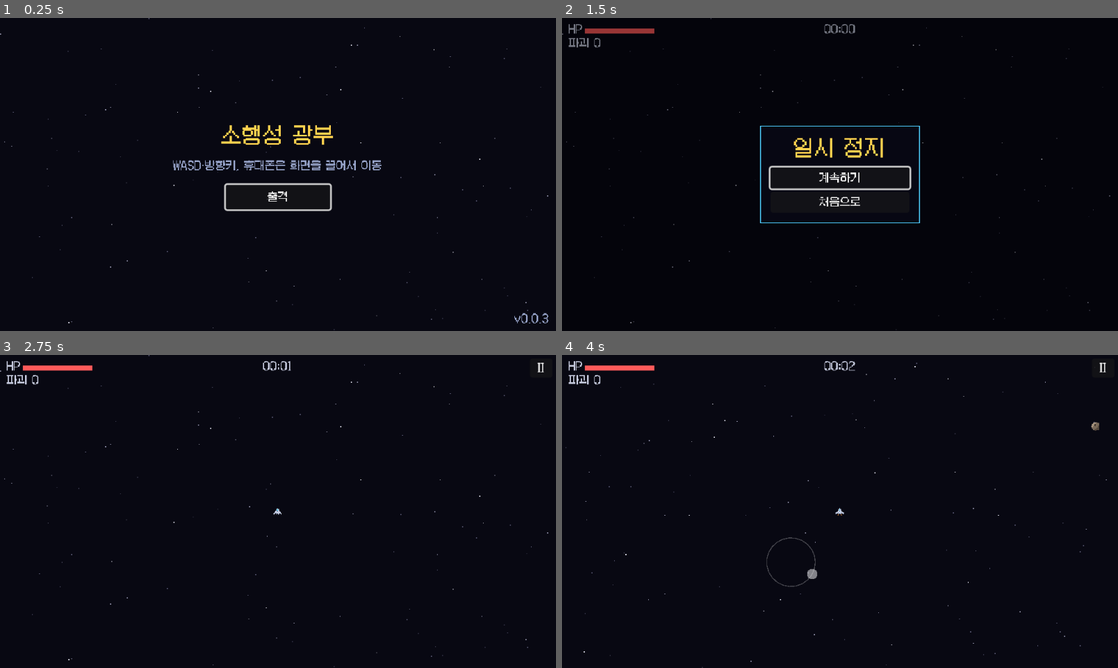
Above: before the commit, frames 1-4 (two rows, left to right).
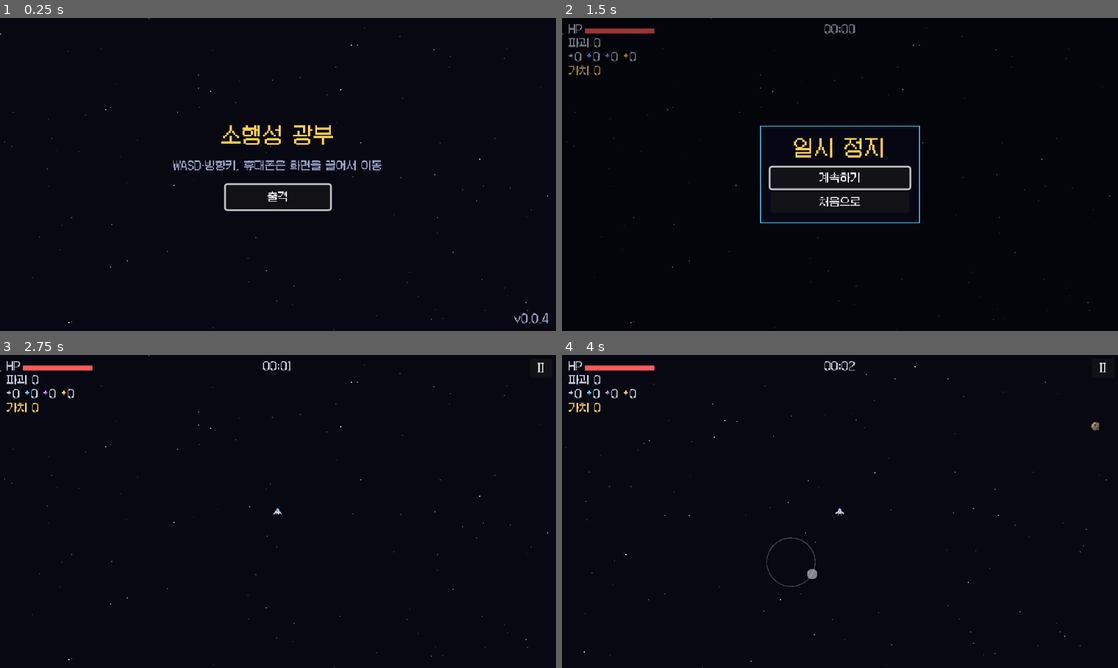
Above: after the commit, the same moments.

Repository: jaehyo-dev/asteroid-miner
Game: Godot game, scene res://scenes/main.tscn
The game is run twice, just before and just after one commit, with the same random seed, the same clock (stepped at 60 frames per second) and the same inputs.
Inputs (mouse positions are in pixels of both pictures, inside the frame that each line leads up to):
- Up to frame 1 (0.25 s): no input
- Up to frame 2 (1.5 s): click "출격" at 0.5 s; click "II" at 1.25 s
- Up to frame 3 (2.75 s): click "계속하기" at 2 s
- Up to frame 4 (4 s): tap Enter (confirm) at 2.75, 2.85 s; move the mouse to (962, 495) at 2.77 s; hold D (move_right) 2.78-3.5 s; click (962, 495) at 2.92 s; tap Space at 3.02 s; drag from (728, 527) to (812, 574) at 3.52 s

The runs differ from the first frame. In frame 1, less than 0.1% of the frame differs, in the area x 97-99%, y 94-98%; in frame 2, 0.2%; in frame 3, 0.2%, in the area x 1-14%, y 10-19%; in frame 4, 0.2%.

Commit message:
3단계: 광물 (작업 중 보존)
Co-Authored-By: Claude Opus 5.5 <noreply@anthropic.com>
Claude-Session: https://claude.ai/code/session_01SA6thFTzKNGHA2UYPfpjGv

Diff:
--- a/project.godot
+++ b/project.godot
@@ -7,7 +7,7 @@
 
 config/name="소행성 광부"
 config/description="소행성 지대로 출격해 자동 공격으로 버티며 광물을 캐는 픽셀 아트 로그라이트 채굴 슈터"
-config/version="0.0.3"
+config/version="0.0.4"
 run/main_scene="res://scenes/main.tscn"
 config/features=PackedStringArray("4.7", "GL Compatibility")
 boot_splash/bg_color=Color(0.03, 0.03, 0.07, 1)
--- a/scripts/balance.gd
+++ b/scripts/balance.gd
@@ -26,11 +26,11 @@
 const JOYSTICK_DEAD_ZONE := 0.15
 
 # ── 운석 ─────────────────────────────────────────────
-## 크기별 수치: 반지름, 체력(탄 몇 발), 부딪혔을 때 데미지, 속도 범위
+## 크기별 수치: 반지름, 체력(탄 몇 발), 부딪혔을 때 데미지, 속도 범위, 부서질 때 떨어뜨리는 광물 수
 const ASTEROID_TYPES := [
-	{"name": "작은 운석", "radius": 5.0, "hp": 1.0, "damage": 8.0, "speed_min": 45.0, "speed_max": 75.0},
-	{"name": "중간 운석", "radius": 9.0, "hp": 2.0, "damage": 14.0, "speed_min": 32.0, "speed_max": 55.0},
-	{"name": "큰 운석", "radius": 14.0, "hp": 3.0, "damage": 22.0, "speed_min": 22.0, "speed_max": 40.0},
+	{"name": "작은 운석", "radius": 5.0, "hp": 1.0, "damage": 8.0, "speed_min": 45.0, "speed_max": 75.0, "minerals": 1},
+	{"name": "중간 운석", "radius": 9.0, "hp": 2.0, "damage": 14.0, "speed_min": 32.0, "speed_max": 55.0, "minerals": 1},
+	{"name": "큰 운석", "radius": 14.0, "hp": 3.0, "damage": 22.0, "speed_min": 22.0, "speed_max": 40.0, "minerals": 2},
 ]
 ## 운석 체력은 이 시간(초)마다 기본값만큼 계단식으로 늘어난다 (0~150초 1배, 150초부터 2배, 300초부터 3배).
 const ASTEROID_HP_GROWTH_TIME := 150.0
@@ -63,3 +63,22 @@
 const MULTI_SHOT_SPREAD_DEG := 12.0
 ## 탄은 사거리보다 이 비율만큼 더 날아가고 사라진다.
 const BULLET_LIFETIME_FACTOR := 1.15
+
+# ── 광물 ─────────────────────────────────────────────
+## 등급별: 이름, 나올 비율, 가치. 탄으로 부순 운석에서만 떨어진다 (몸으로 부딪혀 부순 운석은 없음).
+const MINERAL_GRADES := [
+	{"name": "일반", "weight": 80.0, "value": 1},
+	{"name": "희귀", "weight": 15.0, "value": 5},
+	{"name": "영웅", "weight": 4.0, "value": 20},
+	{"name": "전설", "weight": 1.0, "value": 100},
+]
+## 광물이 떨어질 때 운석 자리에서 흩어지는 최대 거리
+const MINERAL_SCATTER := 6.0
+## 자석 범위: 이 안에 들어온 광물은 우주선으로 끌려온다.
+const MAGNET_RADIUS := 40.0
+## 끌려오는 속도 (우주선보다 빨라야 따라잡는다)
+const MAGNET_SPEED := 220.0
+## 이 거리 안이면 줍는다.
+const PICKUP_RADIUS := 8.0
+## 바닥에 남아 있을 수 있는 최대 광물 수 (넘으면 오래된 것부터 사라짐)
+const MAX_MINERALS := 300
--- a/scripts/logic/run_sim.gd
+++ b/scripts/logic/run_sim.gd
@@ -16,6 +16,13 @@
 	var max_hp: float
 	var variant: int  ## 모양 변형 번호 (그리기용)
 	var flash := 0.0  ## 탄에 맞은 직후 번쩍이는 남은 시간 (그리기용)
+
+
+## 떠 있는 광물 한 개
+class Mineral:
+	var pos: Vector2
+	var grade: int  ## Balance.MINERAL_GRADES 인덱스 (0 일반 ~ 3 전설)
+	var attracted := false  ## 자석에 끌려오는 중인지 (한번 끌리면 끝까지 따라옴)
 
 
 ## 탄 한 개
@@ -43,16 +50,22 @@
 var bullets: Array[Bullet] = []
 ## 이번 프레임에 탄으로 부서진 운석 (효과·보상용)
 var destroyed: Array[Asteroid] = []
-## 이번 프레임에 일어난 일 (효과·소리용): "hit", "dead", "shoot", "destroy"
+## 이번 프레임에 일어난 일 (효과·소리용): "hit", "dead", "shoot", "destroy", "pickup"
 var events: PackedStringArray = []
 ## 탄으로 부순 운석 수
 var kills := 0
+var minerals: Array[Mineral] = []
+## 이번 판에 주운 광물 수 (등급별)
+var collected := PackedInt32Array([0, 0, 0, 0])
+## 이번 판에 주운 광물의 총 가치
+var mineral_value := 0
 
 # 자동 공격 능력치 (나중에 강화로 바뀜)
 var fire_interval := Balance.FIRE_INTERVAL
 var fire_range := Balance.FIRE_RANGE
 var bullet_damage := Balance.BULLET_DAMAGE
 var bullet_count := Balance.BULLET_COUNT
+var magnet_radius := Balance.MAGNET_RADIUS
 
 var _spawn_timer := 0.0
 ## 다음 발사까지 남은 시간 (0 이하면 대상이 생기는 즉시 발사)
@@ -89,6 +102,7 @@
 	_move_bullets(delta)
 	_check_bullet_hits()
 	_check_player_hits()
+	_update_minerals(delta)
 
 
 ## 우주선이 운석에 맞음. 무적 중이면 무시하고 false를 돌려준다.
@@ -199,6 +213,45 @@
 	kills += 1
 	destroyed.append(a)
 	events.append("destroy")
+	for i in int(Balance.ASTEROID_TYPES[a.type]["minerals"]):
+		drop_mineral(a.pos + Vector2.from_angle(rng.randf() * TAU) * rng.randf_range(0.0, Balance.MINERAL_SCATTER))
+
+
+## 광물 하나를 떨어뜨린다. 등급은 비율에 따라 무작위.
+func drop_mineral(pos: Vector2) -> Mineral:
+	var m := Mineral.new()
+	m.pos = pos
+	m.grade = pick_weighted(rng, grade_weights())
+	minerals.append(m)
+	while minerals.size() > Balance.MAX_MINERALS:
+		minerals.pop_front()
+	return m
+
+
+## 자석 범위 안의 광물은 우주선으로 끌려오고, 가까이 오면 줍는다.
+func _update_minerals(delta: float) -> void:
+	if not alive:
+		return
+	var kept: Array[Mineral] = []
+	for m in minerals:
+		var dist := m.pos.distance_to(player_pos)
+		if dist <= magnet_radius:
+			m.attracted = true
+		if m.attracted:
+			m.pos = m.pos.move_toward(player_pos, Balance.MAGNET_SPEED * delta)
+			dist = m.pos.distance_to(player_pos)
+		if dist <= Balance.PICKUP_RADIUS:
+			collect(m.grade)
+		else:
+			kept.append(m)
+	minerals = kept
+
+
+## 광물을 줍는다.
+func collect(grade: int) -> void:
+	collected[grade] += 1
+	mineral_value += int(Balance.MINERAL_GRADES[grade]["value"])
+	events.append("pickup")
 
 
 ## 우주선과 부딪힌 운석: 무적이 아니면 데미지를 주고 부서진다. 무적 중에는 그냥 지나간다.
@@ -213,6 +266,22 @@
 
 
 # ── 규칙 계산 (자동 테스트 대상) ─────────────────────
+
+## 광물 등급별 나올 비율
+static func grade_weights() -> Array[float]:
+	var result: Array[float] = []
+	for g in Balance.MINERAL_GRADES:
+		result.append(float(g["weight"]))
+	return result
+
+
+## 등급별 개수 → 총 가치
+static func value_of(counts: PackedInt32Array) -> int:
+	var total := 0
+	for i in mini(counts.size(), Balance.MINERAL_GRADES.size()):
+		total += counts[i] * int(Balance.MINERAL_GRADES[i]["value"])
+	return total
+
 
 ## 시간에 따라 늘어나는 운석 체력. 계단식으로 늘어서 처음 구간은 기본 체력(탄 수) 그대로다.
 static func asteroid_hp(base_hp: float, t: float) -> float:
--- a/scripts/pixel_art.gd
+++ b/scripts/pixel_art.gd
@@ -25,6 +25,22 @@
 const BULLET_COLORS := [Color("#ffffff"), Color("#7fe8ff")]
 ## 부서질 때 파편 색
 const DEBRIS_COLOR := Color("#c8b49c")
+
+## 광물 등급별 색 (일반, 희귀, 영웅, 전설): [밝은 면, 기본, 어두운 면]
+const MINERAL_COLORS := [
+	[Color("#eef3f8"), Color("#b8c4d0"), Color("#7b8794")],
+	[Color("#c8f4ff"), Color("#4fd1ff"), Color("#2a86b0")],
+	[Color("#ecd2ff"), Color("#c77dff"), Color("#7d3cb5")],
+	[Color("#fff6c4"), Color("#ffd34f"), Color("#c48a1c")],
+]
+## 광물 모양 (5x5 마름모). 글자 → 색: h 밝은 면, m 기본, s 어두운 면
+const MINERAL_PATTERN := [
+	"..h..",
+	".hmm.",
+	"hmmms",
+	".mss.",
+	"..s..",
+]
 
 ## 운석 색: 밝은 면, 기본, 그늘, 구멍
 const ROCK_COLORS := [Color("#a8957f"), Color("#7a6a5a"), Color("#54483d"), Color("#3e352d")]
@@ -103,3 +119,12 @@
 					img.set_pixel(x, y, Color.WHITE)
 		_cache[key] = ImageTexture.create_from_image(img)
 	return _cache[key]
+
+
+## 등급별 광물 아이콘 (5x5)
+static func mineral(grade: int) -> ImageTexture:
+	var key := "mineral_%d" % grade
+	if not _cache.has(key):
+		var c: Array = MINERAL_COLORS[clampi(grade, 0, MINERAL_COLORS.size() - 1)]
+		_cache[key] = from_pattern(MINERAL_PATTERN, {"h": c[0], "m": c[1], "s": c[2]})
+	return _cache[key]
--- a/scripts/run.gd
+++ b/scripts/run.gd
@@ -67,7 +67,8 @@
 
 
 func _show_game_over() -> void:
-	var body := "버틴 시간 %s\n부순 운석 %d개" % [Hud.format_time(sim.time), sim.kills]
+	var body := "버틴 시간 %s\n부순 운석 %d개\n모은 광물 가치 %d\n(%s)" % [
+		Hud.format_time(sim.time), sim.kills, sim.mineral_value, Hud.minerals_text(sim.collected)]
 	_open_menu(Menu.GAME_OVER, "우주선 파괴", body, ["다시 출격", "처음으로"])
 
 
--- a/scripts/ui/hud.gd
+++ b/scripts/ui/hud.gd
@@ -1,12 +1,13 @@
 class_name Hud
 extends Control
-## 출격 중 화면 정보: 체력 막대, 버틴 시간, 부순 운석 수.
+## 출격 중 화면 정보: 체력 막대, 버틴 시간, 부순 운석 수, 주운 광물.
 
 const MARGIN := 8.0
 const BAR_SIZE := Vector2(80, 6)
 const FONT_SIZE := 12
 const COLOR_TEXT := Color("#c8cde0")
 const COLOR_HP := Color("#ff5a5a")
+const COLOR_VALUE := Color("#ffd34f")
 const COLOR_BAR_BG := Color("#2a2a40")
 
 var sim: RunSim
@@ -31,6 +32,14 @@
 	_draw_bar(Vector2(MARGIN + 18, MARGIN + 4), sim.hp / sim.max_hp, COLOR_HP)
 	# 부순 운석 수
 	draw_string(font, Vector2(MARGIN, MARGIN + 26), "파괴 %d" % sim.kills, HORIZONTAL_ALIGNMENT_LEFT, -1, FONT_SIZE, COLOR_TEXT)
+	# 주운 광물: 등급별 아이콘과 개수, 총 가치
+	var x := MARGIN
+	for grade in sim.collected.size():
+		draw_texture(PixelArt.mineral(grade), Vector2(x, MARGIN + 33))
+		var text := str(sim.collected[grade])
+		draw_string(font, Vector2(x + 7, MARGIN + 42), text, HORIZONTAL_ALIGNMENT_LEFT, -1, FONT_SIZE, COLOR_TEXT)
+		x += 7 + font.get_string_size(text, HORIZONTAL_ALIGNMENT_LEFT, -1, FONT_SIZE).x + 6
+	draw_string(font, Vector2(MARGIN, MARGIN + 58), "가치 %d" % sim.mineral_value, HORIZONTAL_ALIGNMENT_LEFT, -1, FONT_SIZE, COLOR_VALUE)
 	# 버틴 시간 (가운데 위)
 	draw_string(font, Vector2(0, MARGIN + 10), format_time(sim.time), HORIZONTAL_ALIGNMENT_CENTER, size.x, FONT_SIZE, COLOR_TEXT)
 
@@ -38,3 +47,12 @@
 func _draw_bar(pos: Vector2, ratio: float, color: Color) -> void:
 	draw_rect(Rect2(pos, BAR_SIZE), COLOR_BAR_BG)
 	draw_rect(Rect2(pos, Vector2(roundf(BAR_SIZE.x * clampf(ratio, 0.0, 1.0)), BAR_SIZE.y)), color)
+
+
+## 등급별 개수 → "일반 3 · 희귀 1" 형태 (0개인 등급은 뺌)
+static func minerals_text(counts: PackedInt32Array) -> String:
+	var parts: PackedStringArray = []
+	for i in counts.size():
+		if counts[i] > 0:
+			parts.append("%s %d" % [Balance.MINERAL_GRADES[i]["name"], counts[i]])
+	return " · ".join(parts) if not parts.is_empty() else "없음"
--- a/scripts/world_view.gd
+++ b/scripts/world_view.gd
@@ -1,6 +1,6 @@
 class_name WorldView
 extends Node2D
-## 출격 화면의 월드(우주선, 운석, 탄, 파편)를 그린다. 상태는 RunSim에서 읽기만 한다.
+## 출격 화면의 월드(우주선, 운석, 광물, 탄, 파편)를 그린다. 상태는 RunSim에서 읽기만 한다.
 
 ## 무적 중 깜빡이는 간격
 const BLINK_INTERVAL := 0.08
@@ -41,6 +41,12 @@
 	for a in sim.asteroids:
 		var tex := PixelArt.asteroid_flash(a.radius, a.variant) if a.flash > 0.0 else PixelArt.asteroid(a.radius, a.variant)
 		draw_texture(tex, (a.pos - tex.get_size() / 2.0).round())
+	for m in sim.minerals:
+		var tex := PixelArt.mineral(m.grade)
+		draw_texture(tex, (m.pos - tex.get_size() / 2.0).round())
+		# 희귀 이상은 반짝임 한 점
+		if m.grade > 0 and int(sim.time * 4.0 + m.pos.x) % 4 == 0:
+			draw_rect(Rect2((m.pos + Vector2(2, -3)).round(), Vector2.ONE), Color.WHITE)
 	for d in _debris:
 		draw_rect(Rect2((d[0] as Vector2).round(), Vector2.ONE), PixelArt.DEBRIS_COLOR)
 	for b in sim.bullets:
--- a/tests/test_main_scene.gd
+++ b/tests/test_main_scene.gd
@@ -34,3 +34,8 @@
 	assert_eq(button.text, "출격")
 	assert_true(button.has_focus(), "포커스")
 	main.queue_free()
+
+
+func test_광물_요약_문구() -> void:
+	assert_eq(Hud.minerals_text(PackedInt32Array([3, 0, 1, 0])), "일반 3 · 영웅 1")
+	assert_eq(Hud.minerals_text(PackedInt32Array([0, 0, 0, 0])), "없음")
--- a/tests/test_run_scene.gd
+++ b/tests/test_run_scene.gd
@@ -55,6 +55,7 @@
 	assert_eq(run.menu.title_text(), "우주선 파괴")
 	assert_true(run.menu.body_text().contains("버틴 시간"))
 	assert_true(run.menu.body_text().contains("부순 운석"))
+	assert_true(run.menu.body_text().contains("광물 가치"))
 	assert_eq(run.menu.buttons().size(), 2)
 	assert_false(run.pause_button.visible, "일시 정지 버튼 숨김")
 	run.queue_free()
@@ -70,3 +71,18 @@
 
 func assert_ne_menu(run: Node) -> void:
 	assert_false(run.menu.visible and run.menu.title_text() == "일시 정지", "일시 정지 메뉴가 뜨면 안 됨")
+
+
+func test_광물과_파편이_있어도_오류_없이_진행() -> void:
+	# 그리기 함수 밖에서 그리면 엔진 오류가 나고, 테스트 실행기가 실패로 잡는다.
+	var run: Node = await _start()
+	for i in 5:
+		run.sim.drop_mineral(run.sim.player_pos + Vector2(80 + i * 10, 0)).grade = i % 4
+	var a := RunSim.Asteroid.new()
+	a.radius = 9.0
+	a.pos = run.sim.player_pos + Vector2(0, 60)
+	run.sim.destroyed.append(a)
+	run.world.step(0.016)
+	await wait_frames(5)
+	assert_true(run.sim.minerals.size() >= 1, "광물이 남아 있음")
+	run.queue_free()
--- a/tests/test_run_sim.gd
+++ b/tests/test_run_sim.gd
@@ -375,3 +375,112 @@
 				shots += 1
 		var expected := int(10.0 / Balance.FIRE_INTERVAL) + 1
 		assert_true(absi(shots - expected) <= 1, "%dfps 발사 %d발 (예상 %d)" % [fps, shots, expected])
+
+
+# ── 3단계: 광물 ──
+
+func _kill(sim: RunSim, a: RunSim.Asteroid) -> void:
+	# 탄으로 부순 것과 같은 처리
+	sim.call("_on_asteroid_destroyed", a)
+
+
+func test_부순_운석은_크기별_개수만큼_광물을_떨어뜨림() -> void:
+	for type in Balance.ASTEROID_TYPES.size():
+		var sim := _quiet_sim()
+		var a := _add_asteroid(sim, Vector2(100, 100), Vector2.ZERO, type)
+		_kill(sim, a)
+		assert_eq(sim.minerals.size(), int(Balance.ASTEROID_TYPES[type]["minerals"]), "%d번 크기" % type)
+		for m in sim.minerals:
+			assert_true(m.pos.distance_to(a.pos) <= Balance.MINERAL_SCATTER + 0.01, "운석 자리 근처")
+
+
+func test_탄으로_부수면_실제로_광물이_나옴() -> void:
+	var sim := _quiet_sim(true)
+	_add_asteroid(sim, Vector2(0, -100))
+	for i in 60:
+		sim.update(1.0 / 60.0, Vector2.ZERO)
+	assert_eq(sim.kills, 1)
+	assert_eq(sim.minerals.size() + sim.collected[0] + sim.collected[1] + sim.collected[2] + sim.collected[3], 1)
+
+
+func test_몸으로_부딪혀_부순_운석은_광물이_없음() -> void:
+	var sim := _quiet_sim()
+	_add_asteroid(sim, Vector2(2, 0), Vector2.ZERO, 2)
+	sim.update(0.01, Vector2.ZERO)
+	assert_eq(sim.asteroids.size(), 0, "부딪혀 부서짐")
+	assert_eq(sim.minerals.size(), 0, "광물 없음")
+
+
+func test_광물_등급_비율() -> void:
+	var sim := _quiet_sim()
+	var counts := [0, 0, 0, 0]
+	for i in 20000:
+		counts[sim.drop_mineral(Vector2(1000, 1000)).grade] += 1
+		sim.minerals.clear()
+	var total := 0.0
+	for g in Balance.MINERAL_GRADES:
+		total += g["weight"]
+	for i in 4:
+		var expected: float = 20000.0 * Balance.MINERAL_GRADES[i]["weight"] / total
+		assert_true(absf(counts[i] - expected) < maxf(expected * 0.15, 30.0), "%s: %d (예상 %.0f)" % [Balance.MINERAL_GRADES[i]["name"], counts[i], expected])
+
+
+func test_자석_범위_안의_광물은_끌려와_주워짐() -> void:
+	var sim := _quiet_sim()
+	var m := sim.drop_mineral(Vector2(Balance.MAGNET_RADIUS - 2.0, 0))
+	m.grade = 1
+	sim.update(0.05, Vector2.ZERO)
+	assert_true(m.attracted, "끌려오기 시작")
+	for i in 30:
+		sim.update(0.05, Vector2.ZERO)
+	assert_eq(sim.minerals.size(), 0, "주움")
+	assert_eq(sim.collected[1], 1)
+	assert_eq(sim.mineral_value, int(Balance.MINERAL_GRADES[1]["value"]))
+
+
+func test_자석_범위_밖의_광물은_그대로() -> void:
+	var sim := _quiet_sim()
+	var m := sim.drop_mineral(Vector2(Balance.MAGNET_RADIUS + 5.0, 0))
+	for i in 20:
+		sim.update(0.05, Vector2.ZERO)
+	assert_false(m.attracted)
+	assert_true(m.pos.is_equal_approx(Vector2(Balance.MAGNET_RADIUS + 5.0, 0)), "움직이지 않음")
+	assert_eq(sim.minerals.size(), 1)
+
+
+func test_끌려오는_광물은_도망가는_우주선을_따라잡음() -> void:
+	var sim := _quiet_sim()
+	sim.drop_mineral(Vector2(-Balance.MAGNET_RADIUS + 10.0, 0))
+	for i in 120:
+		sim.update(1.0 / 60.0, Vector2.RIGHT)  # 광물 반대쪽으로 계속 이동
+	assert_eq(sim.minerals.size(), 0, "따라잡아 주움")
+	assert_eq(sim.mineral_value, sim.collected[0] * 1 + sim.collected[1] * 5 + sim.collected[2] * 20 + sim.collected[3] * 100)
+
+
+func test_주우면_pickup_이벤트() -> void:
+	var sim := _quiet_sim()
+	sim.drop_mineral(Vector2(1, 0))
+	sim.update(0.01, Vector2.ZERO)
+	assert_true(sim.events.has("pickup"))
+
+
+func test_광물_가치_계산() -> void:
+	assert_eq(RunSim.value_of(PackedInt32Array([3, 2, 1, 1])), 3 * 1 + 2 * 5 + 20 + 100)
+	assert_eq(RunSim.value_of(PackedInt32Array([0, 0, 0, 0])), 0)
+
+
+func test_광물이_너무_많으면_오래된_것부터_사라짐() -> void:
+	var sim := _quiet_sim()
+	var first := sim.drop_mineral(Vector2(5000, 0))
+	for i in Balance.MAX_MINERALS + 10:
+		sim.drop_mineral(Vector2(5000, i))
+	assert_eq(sim.minerals.size(), Balance.MAX_MINERALS)
+	assert_false(sim.minerals.has(first), "가장 오래된 광물 제거")
+
+
+func test_파괴된_뒤에는_광물을_줍지_않음() -> void:
+	var sim := _quiet_sim()
+	sim.drop_mineral(Vector2(1, 0))
+	sim.alive = false
+	sim.update(0.01, Vector2.ZERO)
+	assert_eq(sim.mineral_value, 0)
Not shown, changed: CHANGELOG.md
Not shown, changed: CREDITS.md
